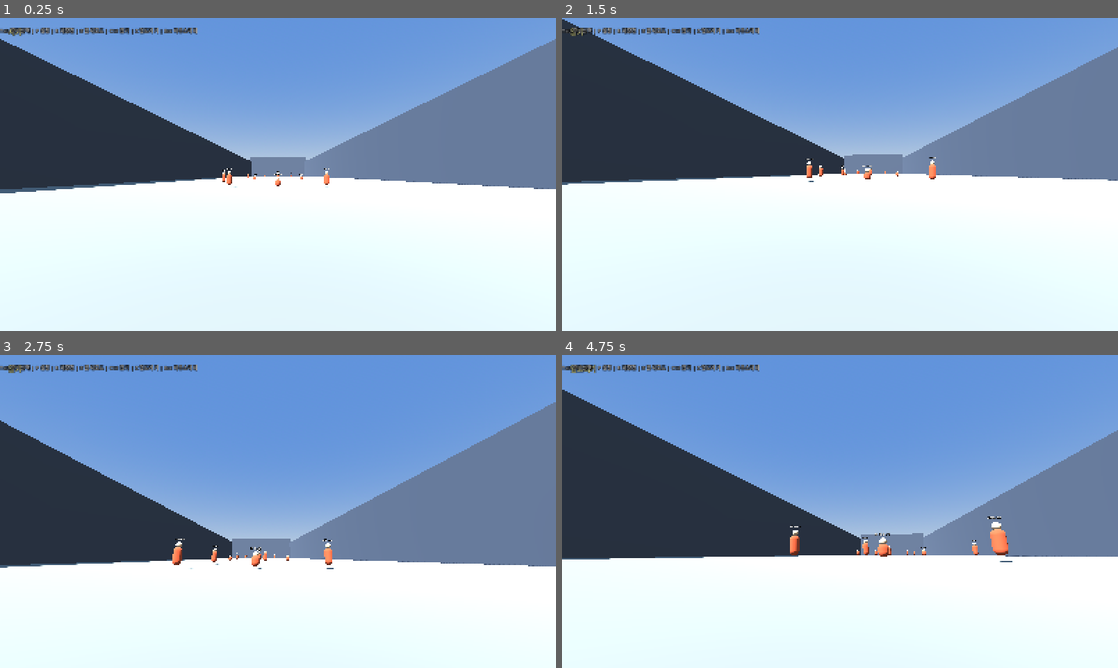
Above: before the commit, frames 1-4 (two rows, left to right).
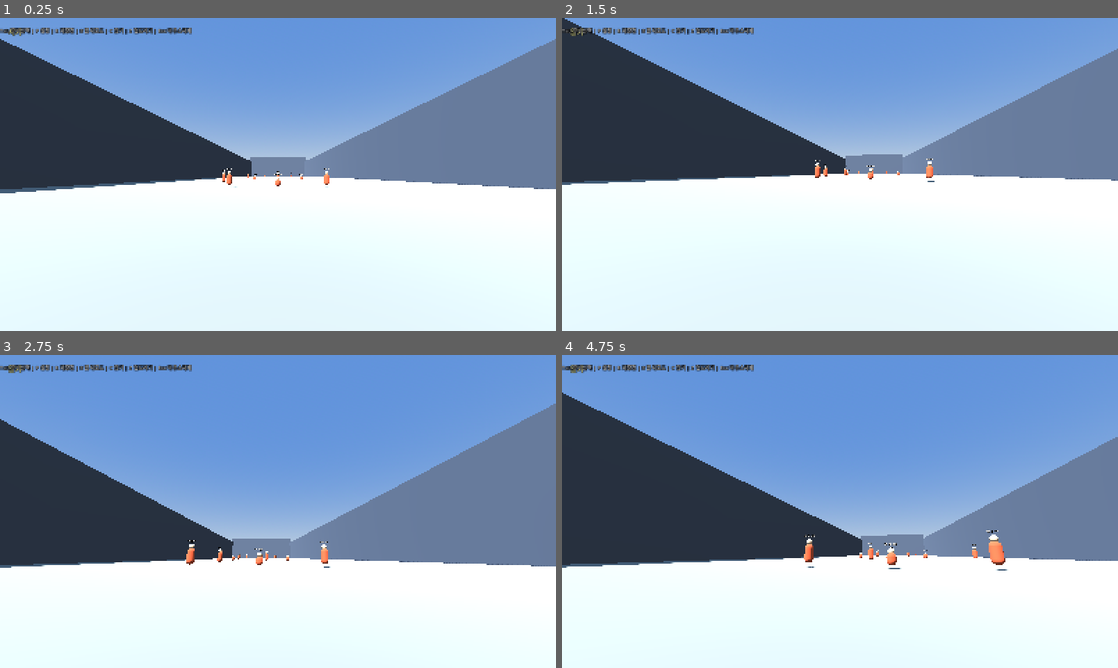
Above: after the commit, the same moments.

Repository: wqrvQ2WR/pubg-aim-trainer
Game: Godot game, scene res://scenes/Main.tscn
Two runs of this game, one before a commit and one after it. Both use one fixed random seed, a clock stepped at 60 frames per second and the inputs below.
Inputs (mouse positions are in pixels of both pictures, inside the frame that each line leads up to):
- Up to frame 1 (0.25 s): no input
- Up to frame 2 (1.5 s): move the mouse to (867, 174) at 0.52 s; hold C (crouch, bound only after the commit) 0.53-1.28 s; hold W (move_forward) from 0.53 s (still down); tap Space (jump) at 0.77 s; move the mouse to (812, 174) at 1.27 s; tap Ctrl (crouch, bound only before the commit) at 1.35 s
- Up to frame 3 (2.75 s): keep holding W (move_forward); tap Space (jump) at 1.52 s; move the mouse to (289, 505) at 2.02 s; press the mouse at (289, 505) at 2.03 s
- Up to frame 4 (4.75 s): keep holding W (move_forward); move the mouse to (834, 517) at 2.77 s; release the mouse at (834, 517) at 2.78 s; tap B (fire_mode_switch) at 2.85 s; tap Space (jump) at 3.02, 3.77, 4.52 s; move the mouse to (878, 514) at 3.52 s; hold Z (prone) 3.53-4.28 s; move the mouse to (795, 508) at 4.27 s; tap C (crouch, bound only after the commit) at 4.35 s

The runs differ from the first frame. In frame 1, 0.2% of the frame differs, in the area x 20-36%, y 3-6%; in frame 2, 0.8%; in frame 3, 1.1%; in frame 4, 3.2%, in the area x 0-100%, y 3-69%.

Commit message:
앉기 키를 Ctrl에서 C로 변경

Diff:
--- a/project.godot
+++ b/project.godot
@@ -45,7 +45,7 @@
 }
 crouch={
 "deadzone": 0.2,
-"events": [Object(InputEventKey,"resource_local_to_scene":fa …(140 unchanged characters)… d":false,"keycode":0,"physical_keycode":4194326,"key_label":0,"unicode":0,"location":0,"echo":false,"script":null)
+"events": [Object(InputEventKey,"resource_local_to_scene":fa …(140 unchanged characters)… d":false,"keycode":0,"physical_keycode":67,"key_label":0,"unicode":99,"location":0,"echo":false,"script":null)
 ]
 }
 prone={
--- a/scripts/HUD.gd
+++ b/scripts/HUD.gd
@@ -40,7 +40,7 @@
 
 	hint_label = _make_label(15, Color(0.85, 0.85, 0.85, 0.75), HORIZONTAL_ALIGNMENT_CENTER)
 	_place(hint_label, Control.PRESET_TOP_WIDE, 0, 24, 0, 48)
-	hint_label.text = "Tab 무기선택 | P 설정 | R 재장전 | B 발사모드 | Ctrl 앉기 | Z 엎드리기 | Esc 마우스해제"
+	hint_label.text = "Tab 무기선택 | P 설정 | R 재장전 | B 발사모드 | C 앉기 | Z 엎드리기 | Esc 마우스해제"
 	add_child(hint_label)
 
 	if player:
